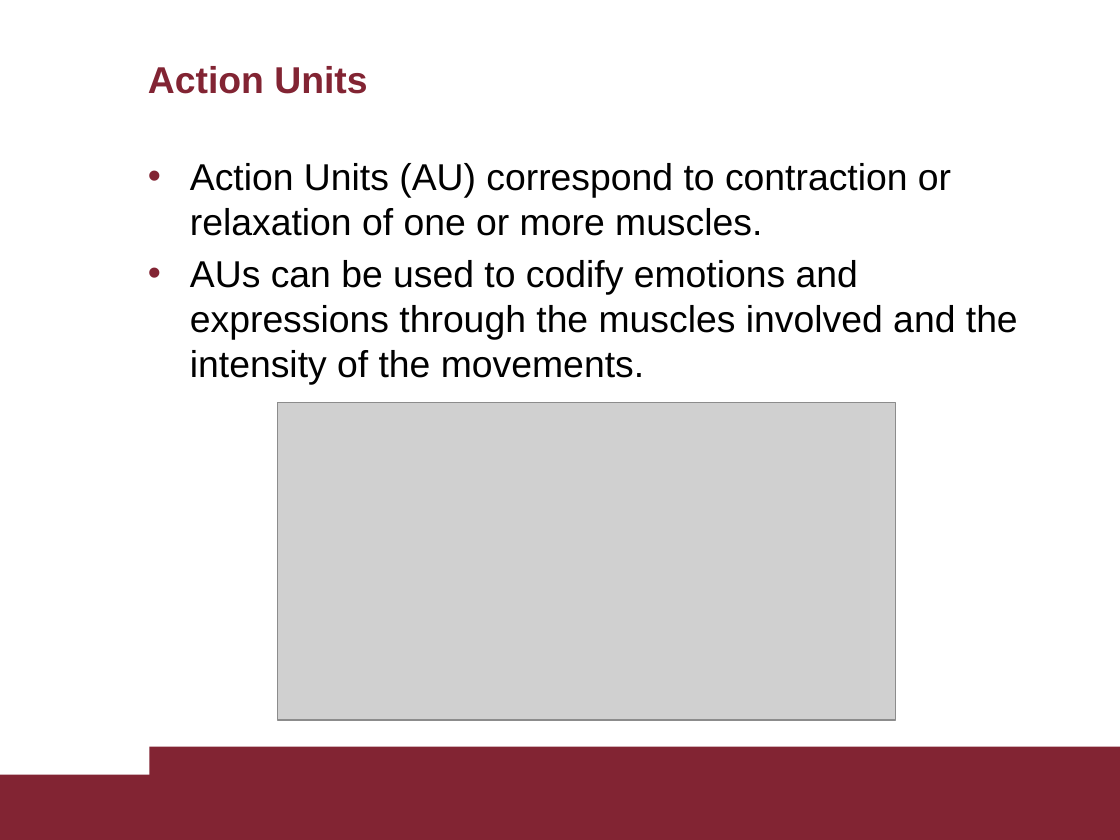
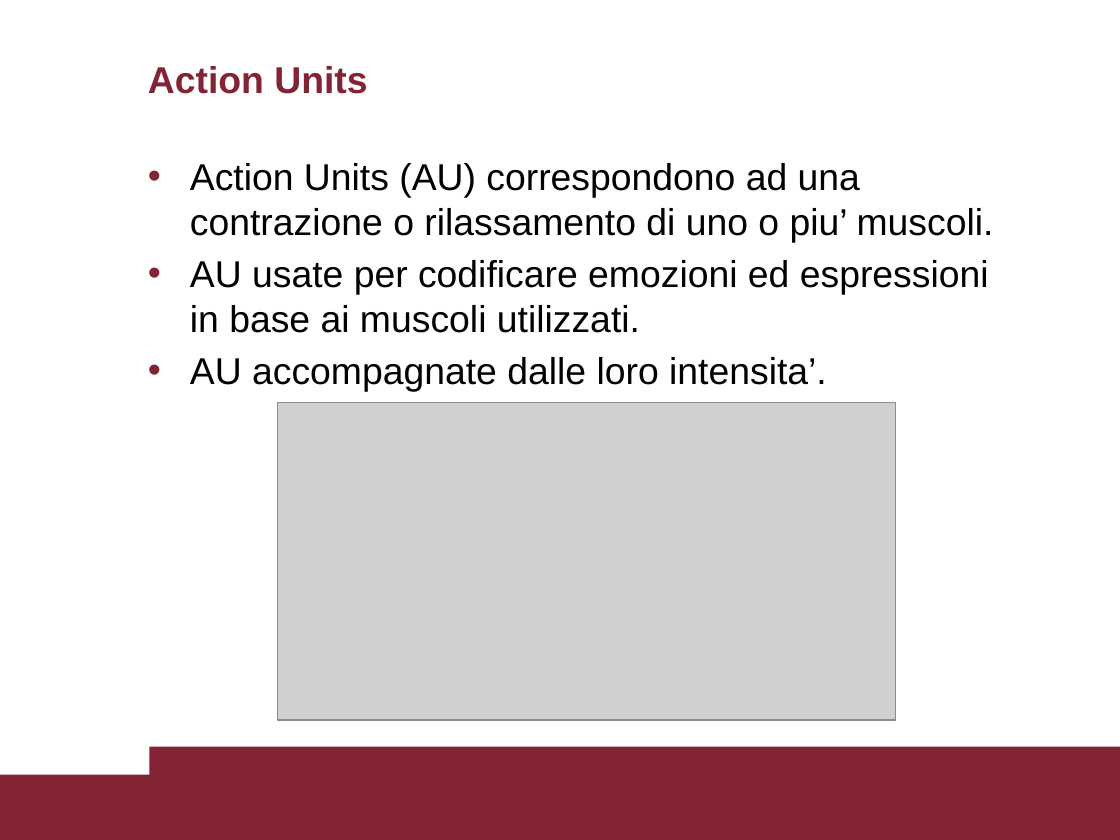
Before and after one commit to AscaL/thesis, a slide deck: slide 6 of Tesi Emanuele Orfanelli 1383726.pptx. Drawn at 1120x840 pixels with LibreOffice and Linux fonts; fonts in the diff are those of the drawing; grey boxes stand for pictures. Boxes give left, top, right and bottom in pixels: in the first picture for what was removed or moved away, otherwise in the second. Text is boxed around its words. In the diff, an @@ line names an element or a change of style, - is before the commit and + after.

```diff
--- a/Tesi Emanuele Orfanelli 1383726.pptx
+++ b/Tesi Emanuele Orfanelli 1383726.pptx
@@ text at box(190, 163, 994, 392): text changed @@
-• Action Units (AU) correspond to contraction or relaxation of one or more muscles.
-• AUs can be used to codify emotions and expressions through the muscles involved and the intensity of the movements.
+• Action Units (AU) correspondono ad una contrazione o rilassamento di uno o piu’ muscoli.
+• AU usate per codificare emozioni ed espressioni in base ai muscoli utilizzati.
+• AU accompagnate dalle loro intensita’.
```
Also in this commit, not shown: 22 other slides changed, 1 slide added, 3 slides removed, 1 other file.
